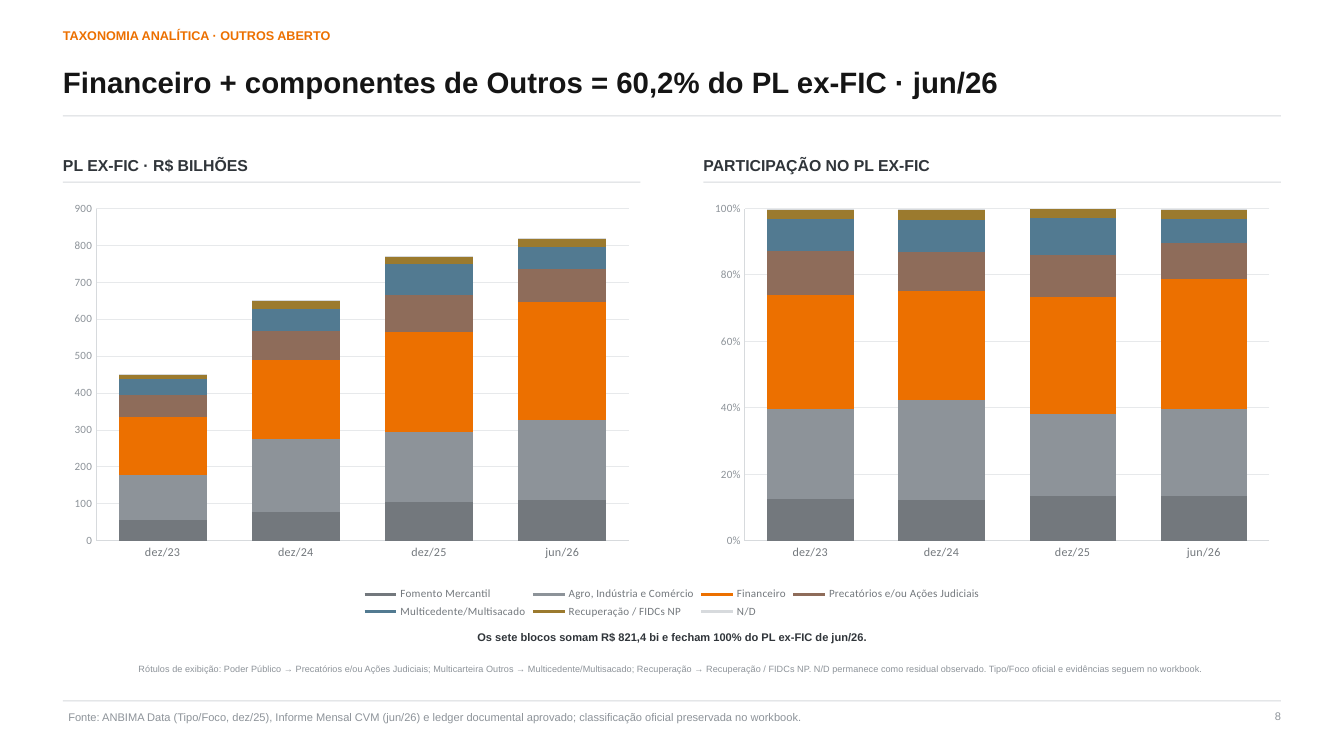
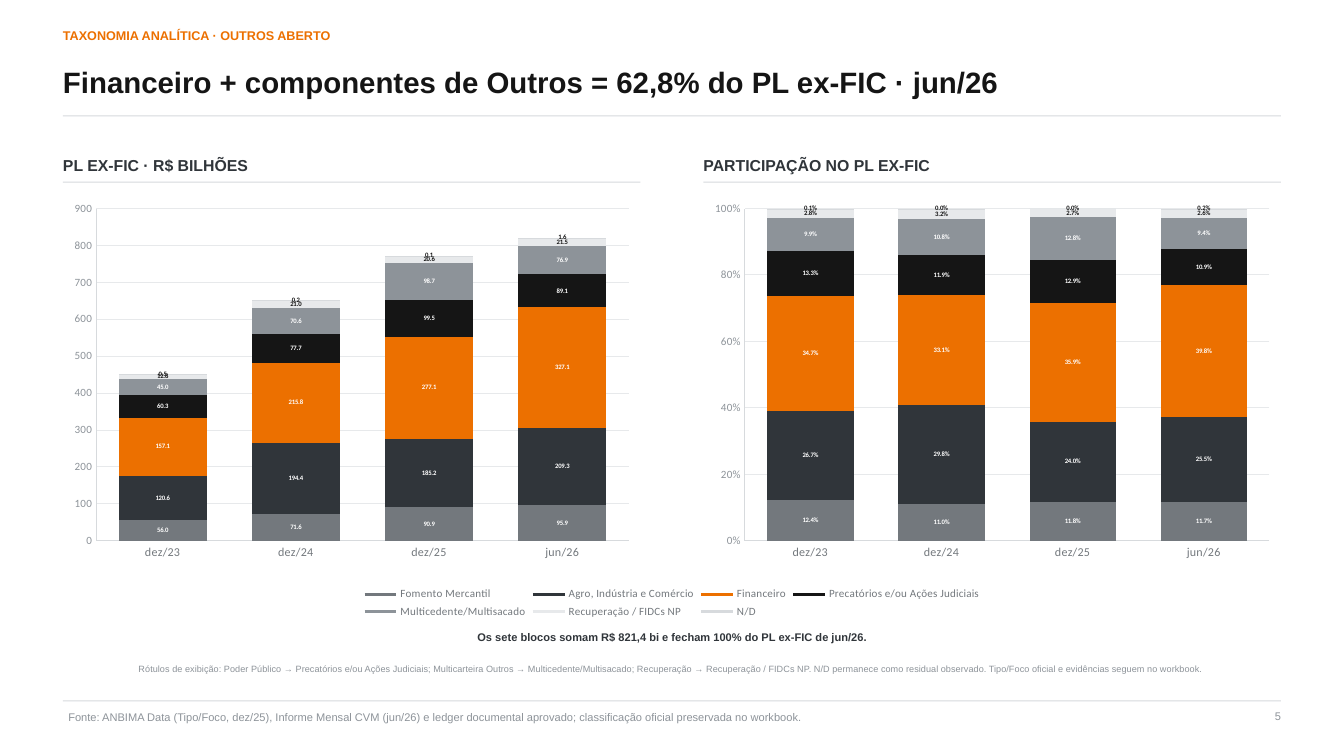
Before and after one commit to abalroar/fidc, a slide deck: slide 5 of data/industry_study/generated_revision/industry_executive_revised.pptx (slide 8 before the commit). Drawn at 1344x756 pixels with LibreOffice and Linux fonts; fonts in the diff are those of the drawing. Boxes give left, top, right and bottom in pixels: in the first picture for what was removed or moved away, otherwise in the second. Text is boxed around its words. In the diff, an @@ line names an element or a change of style, - is before the commit and + after.

Commit message:
feat(indústria): reclassifica risco e revisa deck da Carteira 1

```diff
--- a/data/industry_study/generated_revision/industry_executive_revised.pptx
+++ b/data/industry_study/generated_revision/industry_executive_revised.pptx
@@ text at <box>63,71,998,98</box>: text changed @@
-Financeiro + componentes de Outros = 60,2% do PL ex-FIC · jun/26
+Financeiro + componentes de Outros = 62,8% do PL ex-FIC · jun/26
@@ column stacked chart at <box>63,195,640,568</box> @@
-Series 1: 60, 80, 100, 110
+Fomento Mercantil: 56.037541, 71.631137, 90.943634, 95.85624
@@ data labels of Fomento Mercantil added @@
-Series 2: 120, 200, 190, 220
+Agro, Indústria e Comércio: 120.598932, 194.427203, 185.156964, 209.314431
@@ colour of Agro, Indústria e Comércio #8D9399 to #30353A @@
@@ data labels of Agro, Indústria e Comércio added @@
-Series 3: 160, 210, 270, 320
+Financeiro: 157.149316, 215.847463, 277.121472, 327.050657
@@ data labels of Financeiro added @@
-Series 4: 60, 80, 100, 90
+Precatórios e/ou Ações Judiciais: 60.250322, 77.691787, 99.4978, 89.129928
@@ colour of Precatórios e/ou Ações Judiciais #8E6C5A to #151515 @@
@@ data labels of Precatórios e/ou Ações Judiciais added @@
-Series 5: 40, 60, 80, 60
+Multicedente/Multisacado: 44.9606, 70.6412, 98.697314, 76.907274
@@ colour of Multicedente/Multisacado #527A91 to #8D9399 @@
@@ data labels of Multicedente/Multisacado added @@
-Series 6: 10, 20, 20, 20
+Recuperação / FIDCs NP: 12.845805, 20.991976, 20.60804, 21.464339
@@ colour of Recuperação / FIDCs NP #9B7A2E to #E7E9EB @@
@@ data labels of Recuperação / FIDCs NP added @@
-Series 7: 0, 0, 0, 0
+N/D: 0.492523, 0.221976, 0.083208, 1.63869
@@ data labels of N/D added @@
@@ column stacked 100% chart at <box>704,195,1281,568</box> @@
-Series 1: 13, 12, 14, 14
+Fomento Mercantil: 0.123885, 0.109956, 0.117786, 0.116704
@@ data labels of Fomento Mercantil added @@
-Series 2: 27, 30, 25, 26
+Agro, Indústria e Comércio: 0.266614, 0.298452, 0.239807, 0.254838
@@ colour of Agro, Indústria e Comércio #8D9399 to #30353A @@
@@ data labels of Agro, Indústria e Comércio added @@
-Series 3: 34, 33, 35, 39
+Financeiro: 0.347418, 0.331332, 0.358915, 0.398181
@@ data labels of Financeiro added @@
-Series 4: 13, 12, 13, 11
+Precatórios e/ou Ações Judiciais: 0.133198, 0.119259, 0.128865, 0.108515
@@ colour of Precatórios e/ou Ações Judiciais #8E6C5A to #151515 @@
@@ data labels of Precatórios e/ou Ações Judiciais added @@
-Series 5: 10, 10, 11, 7
+Multicedente/Multisacado: 0.099397, 0.108436, 0.127828, 0.093634
@@ colour of Multicedente/Multisacado #527A91 to #8D9399 @@
@@ data labels of Multicedente/Multisacado added @@
-Series 6: 3, 3, 3, 3
+Recuperação / FIDCs NP: 0.028399, 0.032223, 0.026691, 0.026133
@@ colour of Recuperação / FIDCs NP #9B7A2E to #E7E9EB @@
@@ data labels of Recuperação / FIDCs NP added @@
-Series 7: 0, 0, 0, 0
+N/D: 0.001089, 0.000341, 0.000108, 0.001995
@@ data labels of N/D added @@
@@ line chart at <box>95,576,1250,623</box> @@
@@ colour of Agro, Indústria e Comércio #8D9399 to #30353A @@
@@ colour of Precatórios e/ou Ações Judiciais #8E6C5A to #151515 @@
@@ colour of Multicedente/Multisacado #527A91 to #8D9399 @@
@@ colour of Recuperação / FIDCs NP #9B7A2E to #E7E9EB @@
```
Also in this commit, not shown: 30 other slides changed, 1 slide added, 4 slides removed, 30 other files.
